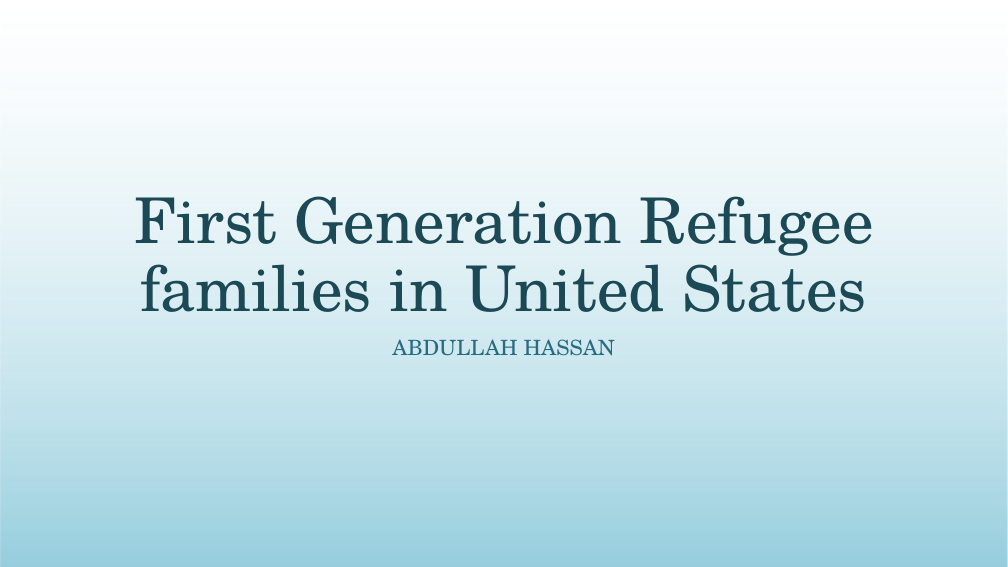
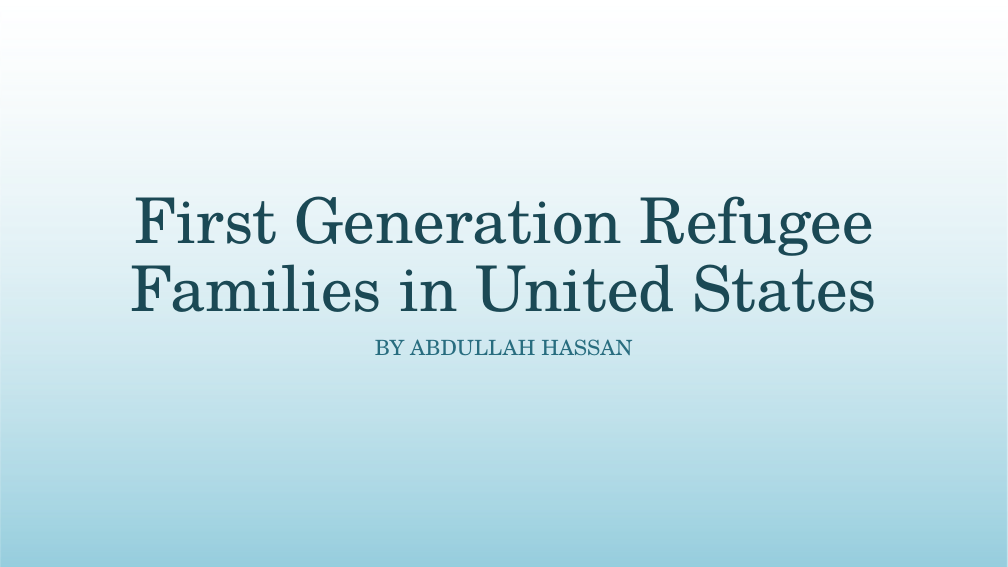
Before and after one commit to Abdullah0930/Refugee-Immigrants-to-U.S, a slide deck: slide 1 of Capstone/Refugees in U.S.pptx. Drawn at 1008x567 pixels with LibreOffice and Linux fonts; fonts in the diff are those of the drawing. Boxes give left, top, right and bottom in pixels: in the first picture for what was removed or moved away, otherwise in the second. Text is boxed around its words. In the diff, an @@ line names an element or a change of style, - is before the commit and + after.

```diff
--- a/Capstone/Refugees in U.S.pptx
+++ b/Capstone/Refugees in U.S.pptx
@@ title at (131, 196, 877, 312): text changed @@
-First Generation Refugee families in United States
+First Generation Refugee Families in United States
@@ text at (375, 339, 633, 356): text changed @@
-ABDULLAH HASSAN
+BY ABDULLAH HASSAN
```
Also in this commit, not shown: 8 other slides changed, 1 slide added, 17 other files.
